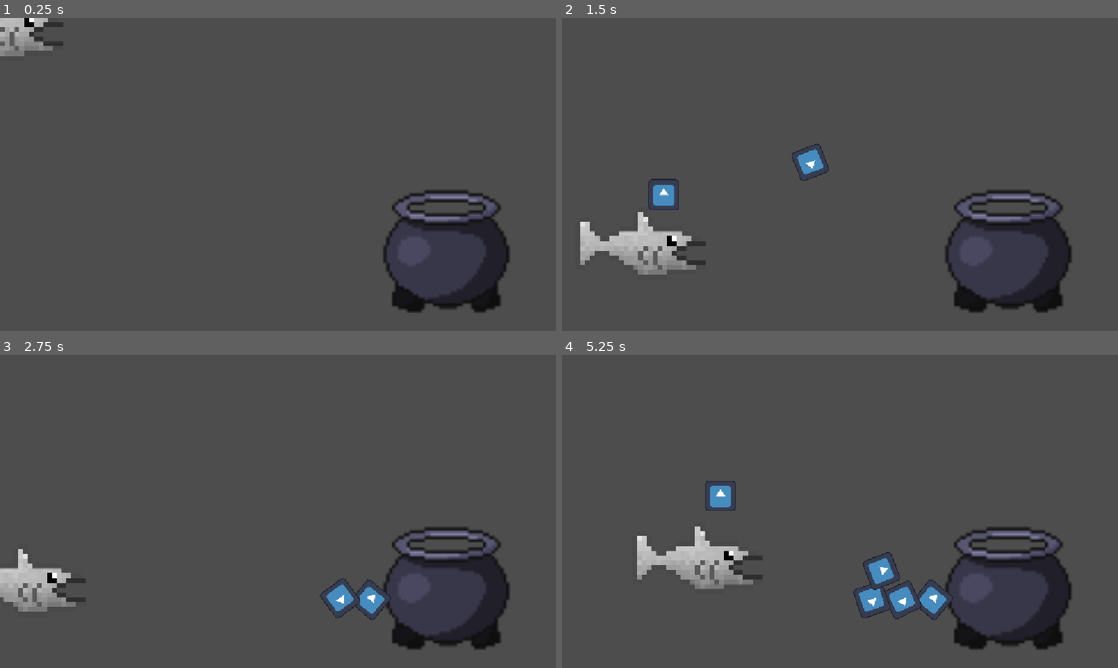
Above: before the commit, frames 1-4 (two rows, left to right).
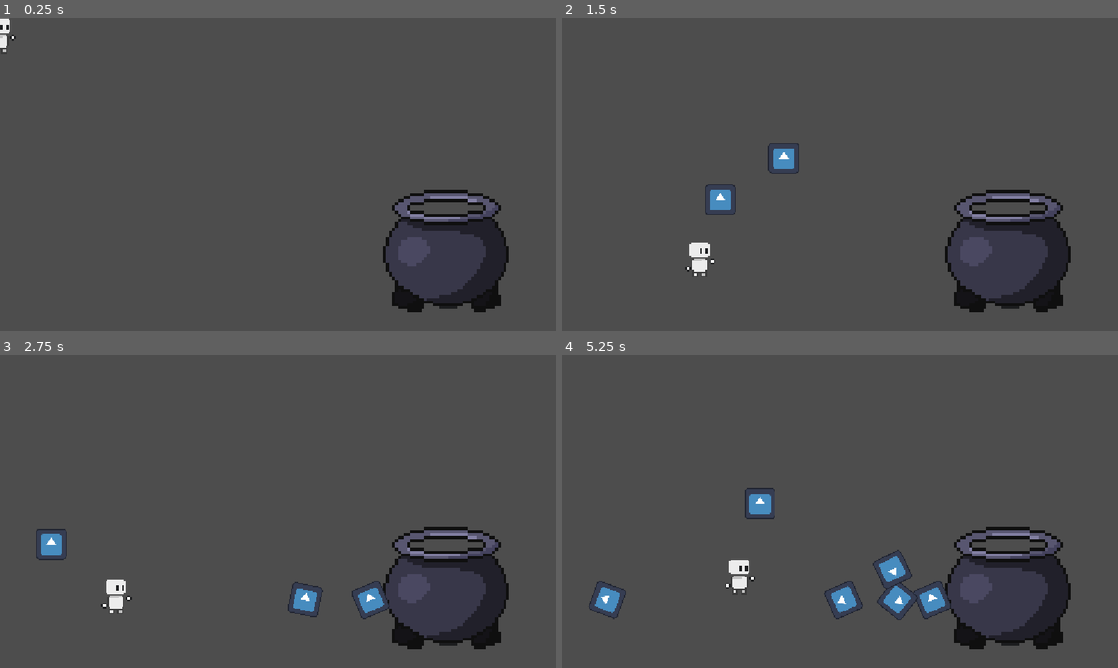
Above: after the commit, the same moments.

Repository: AntAntL/Jame-Gam-Oct2026_RAH
Game: Godot game, scene res://world.tscn
Same seed, same stepped clock (60 frames per second), same inputs: the game is played once before the commit and once after it. The engine's default icon, where the game draws it, is replaced by a stand-in: a white triangle on a blue panel in a dark square.
Inputs:
- Up to frame 1 (0.25 s): no input
- Up to frame 2 (1.5 s): tap Enter (ui_accept) at 0.5, 0.77 s; hold Right (ui_right) from 0.53 s (still down); tap F (throw) at 0.6, 1.35 s
- Up to frame 3 (2.75 s): tap Enter (ui_accept) at 1.52 s; release Right (ui_right) at 2.03 s; hold Left (ui_left) from 2.03 s (still down); tap F (throw) at 2.1 s
- Up to frame 4 (5.25 s): release Left (ui_left) at 2.78 s; hold Right (ui_right) 2.78-4.28 s; tap F (throw) every 0.75 s from 2.85 to 5.1 s; tap Enter (ui_accept) at 3.02, 3.77, 4.52 s; hold Left (ui_left) 4.28-5.03 s; hold Right (ui_right) from 5.03 s (still down)

The runs differ from the first frame. In frame 1, 1.6% of the frame differs, in the area x 0-92%, y 0-94%; in frame 2, 4.3%; in frame 3, 3.7%; in frame 4, 5.3%, in the area x 4-92%, y 40-94%.

Commit message:
change rendering to be pixel art

Diff:
--- a/player.tscn
+++ b/player.tscn
@@ -1,17 +1,18 @@
 [gd_scene format=3 uid="uid://dejipl18cd7jk"]
 
 [ext_resource type="Script" uid="uid://b7bwmdidqpsnt" path="res://player_movement.gd" id="1_4flbx"]
-[ext_resource type="Texture2D" uid="uid://cvwujvs1c7knm" path="res://Objects/Sprites/Player/Justafish.png" id="2_onrkg"]
+[ext_resource type="Texture2D" uid="uid://b0qoo45pj83d0" path="res://Objects/Sprites/World/Unorganized/Littleman.png" id="2_onrkg"]
 
-[sub_resource type="CapsuleShape2D" id="CapsuleShape2D_r300x"]
-height = 112.0
+[sub_resource type="CapsuleShape2D" id="CapsuleShape2D_kg5e7"]
+radius = 31.0
+height = 92.0
 
 [node name="Player" type="CharacterBody2D" unique_id=789483730]
 script = ExtResource("1_4flbx")
 
 [node name="CollisionShape2D" type="CollisionShape2D" parent="." unique_id=1042798291]
-scale = Vector2(14.120001, 1)
-shape = SubResource("CapsuleShape2D_r300x")
+shape = SubResource("CapsuleShape2D_kg5e7")
 
 [node name="Sprite2D" type="Sprite2D" parent="." unique_id=1522373810]
+scale = Vector2(2.9893937, 3)
 texture = ExtResource("2_onrkg")
--- a/project.godot
+++ b/project.godot
@@ -34,6 +34,7 @@
 
 [rendering]
 
+textures/canvas_textures/default_texture_filter=0
 rendering_device/driver.windows="d3d12"
 renderer/rendering_method="gl_compatibility"
 renderer/rendering_method.mobile="gl_compatibility"
